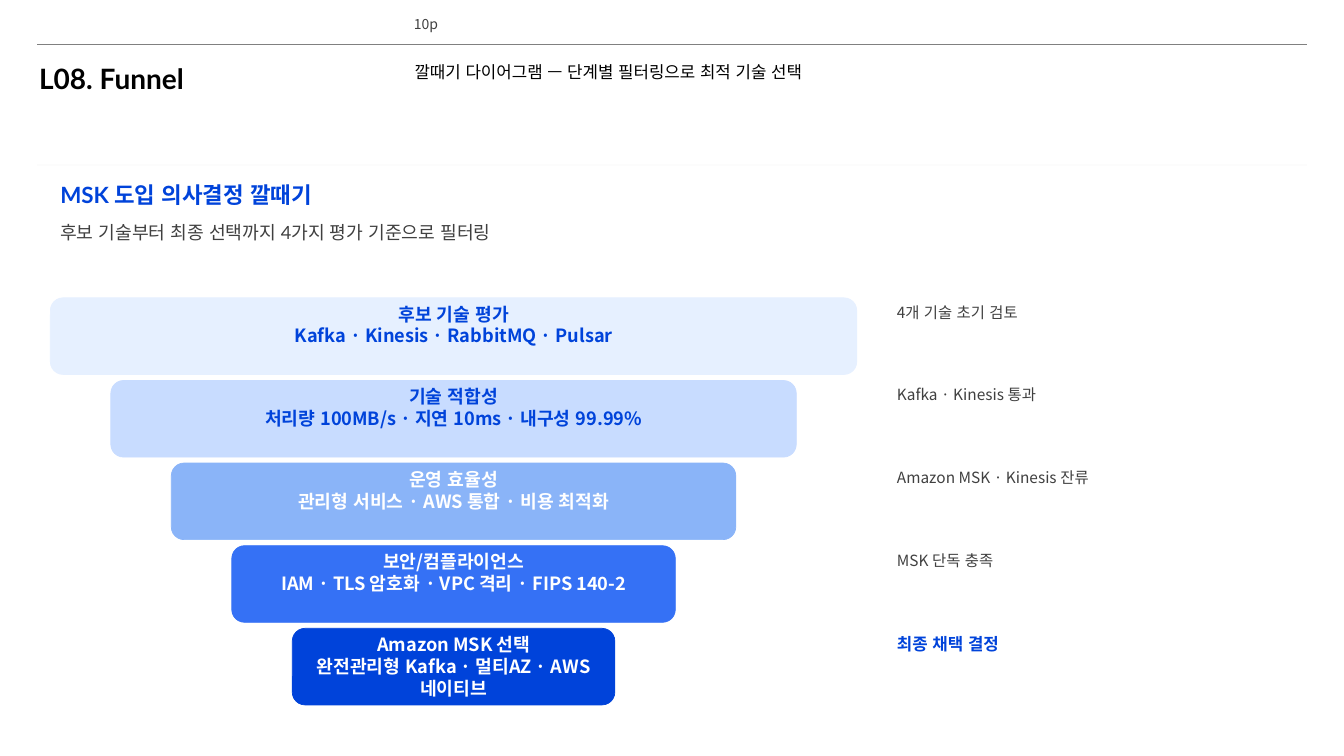
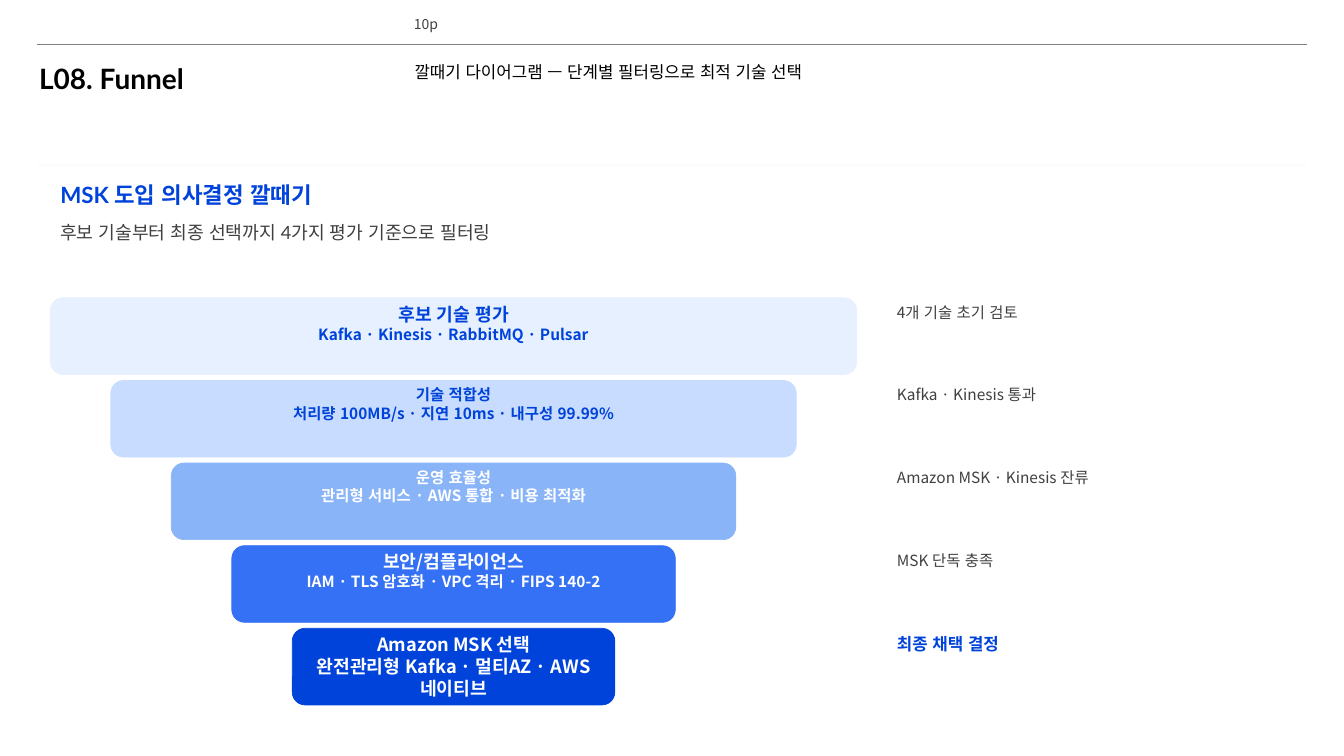
Before and after one commit to lhs6395-hslee/project-steer, a slide deck: slide 10 of results/pptx/AWS_MSK_Expert_Intro.pptx. Drawn at 1344x756 pixels with LibreOffice and Linux fonts; fonts in the diff are those of the drawing; background and template pictures are left out. Boxes give left, top, right and bottom in pixels: in the first picture for what was removed or moved away, otherwise in the second. Text is boxed around its words. In the diff, an @@ line names an element or a change of style, - is before the commit and + after.

```diff
--- a/results/pptx/AWS_MSK_Expert_Intro.pptx
+++ b/results/pptx/AWS_MSK_Expert_Intro.pptx
@@ text at bbox=[318, 327, 588, 343]: size 13 to 11 pt in "Kafka · Kinesis · RabbitMQ · Pulsar" @@
@@ text "기술 적합성" at bbox=[293, 387, 614, 422]: size 13 to 11 pt @@
@@ text "운영 효율성" at bbox=[321, 470, 586, 503]: size 13 to 11 pt @@
@@ text at bbox=[307, 574, 600, 589]: size 13 to 11 pt in "IAM · TLS 암호화 · VPC 격리 ..." @@
```
Also in this commit, not shown: 18 other slides changed, 3 other files.
